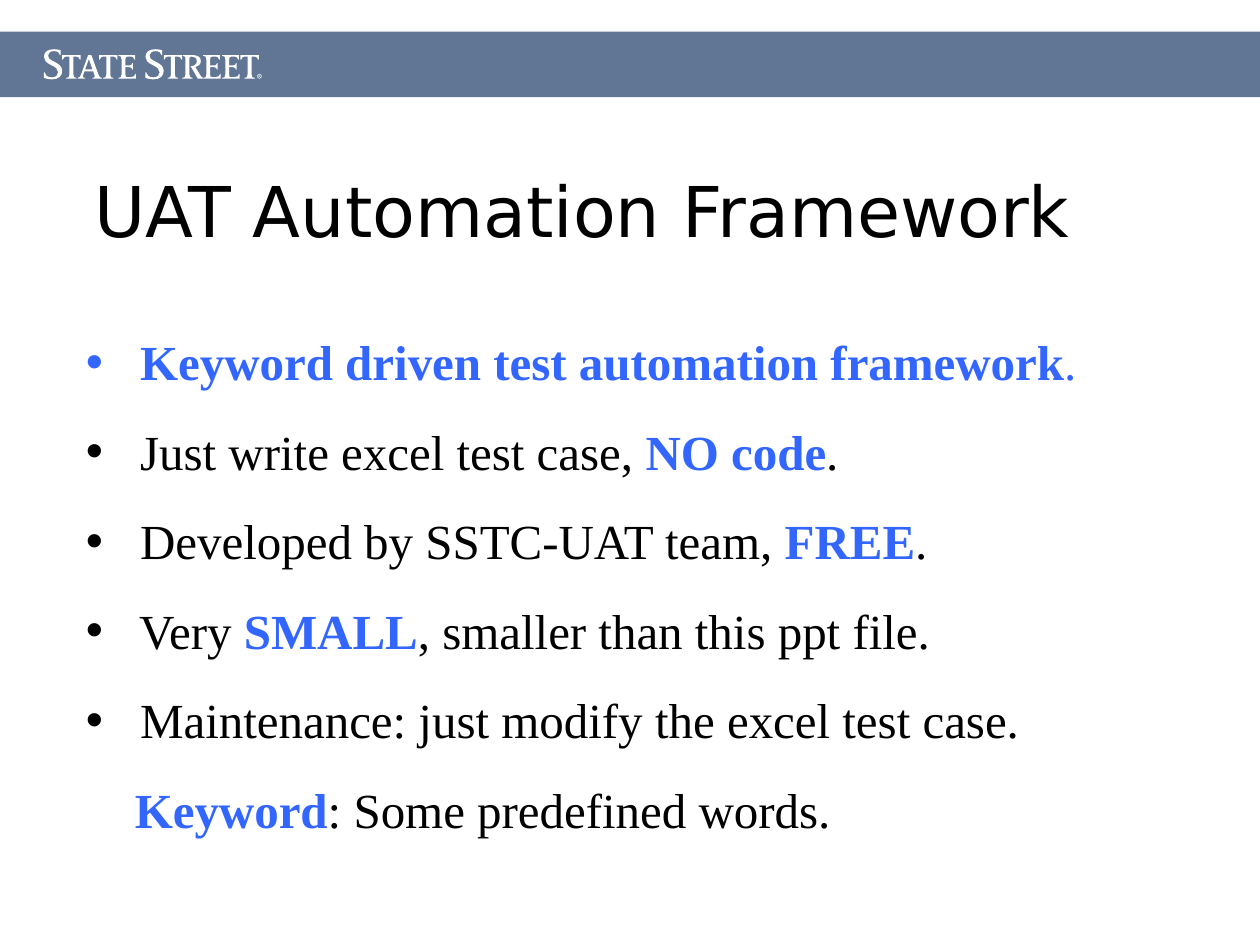
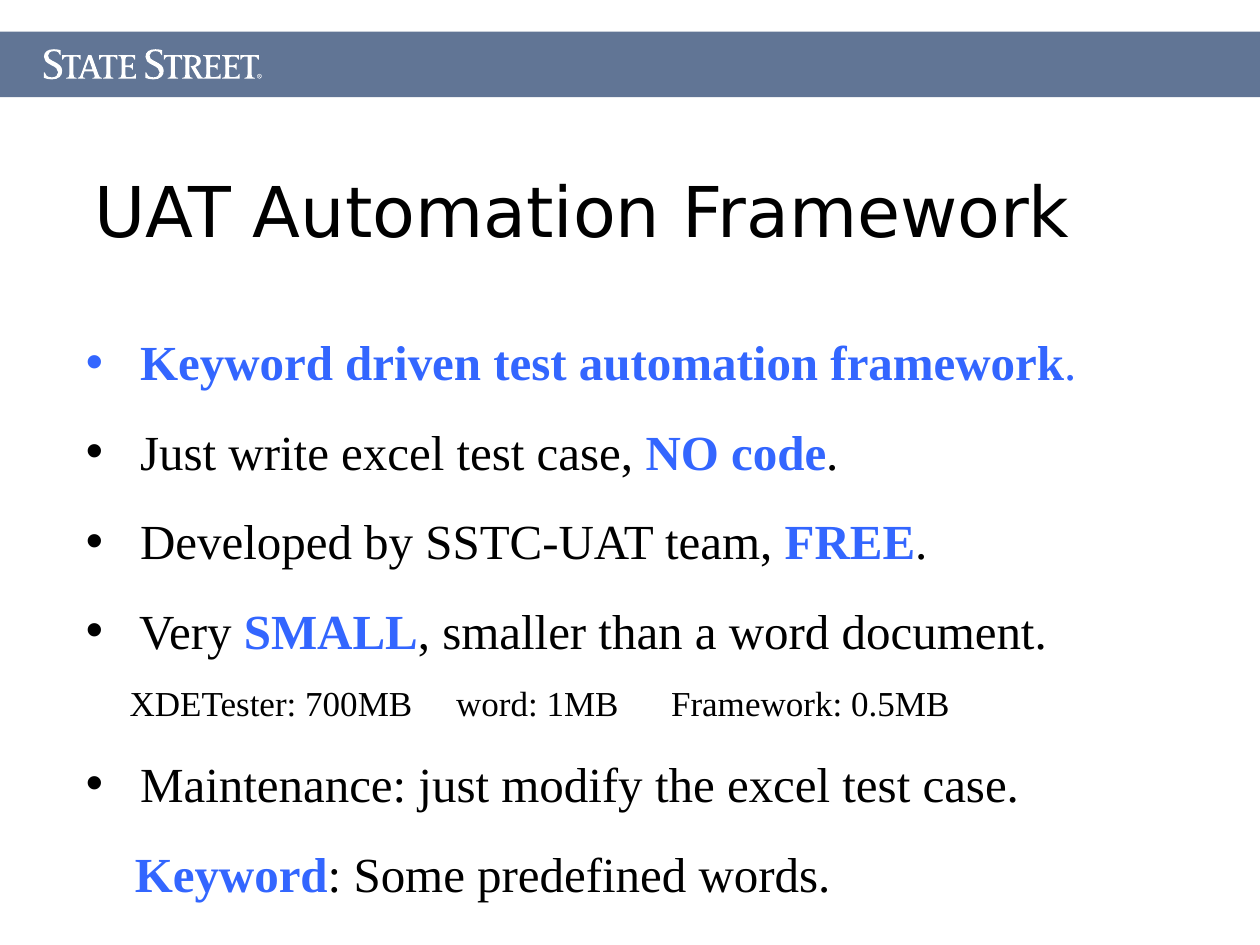
Before and after one commit to Letractively/autotester, a slide deck: slide 3 of Document/AutoTester.ppt (slide 5 before the commit). Drawn at 1260x945 pixels with LibreOffice and Linux fonts; fonts in the diff are those of the drawing. Boxes give left, top, right and bottom in pixels: in the first picture for what was removed or moved away, otherwise in the second. Text is boxed around its words. In the diff, an @@ line names an element or a change of style, - is before the commit and + after.

```diff
--- a/Document/AutoTester.ppt
+++ b/Document/AutoTester.ppt
@@ text at box(130, 615, 1047, 717): text changed; size 28 to 20 pt @@
-• Very SMALL, smaller than this ppt file.
+• Very SMALL, smaller than a word document.
+XDETester: 700MB word: 1MB Framework: 0.5MB
```
Also in this commit, not shown: 3 other slides changed, 4 slides added, 2 slides removed.
